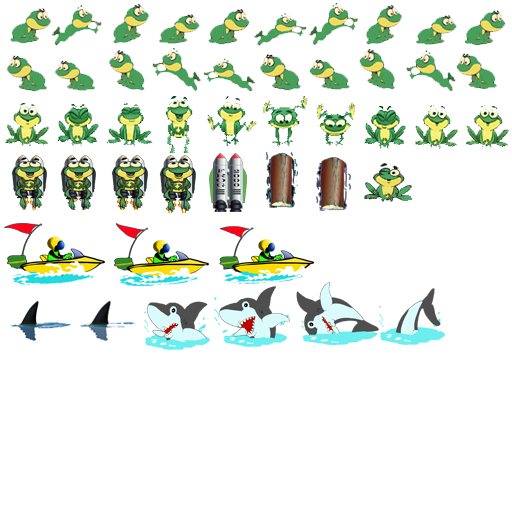
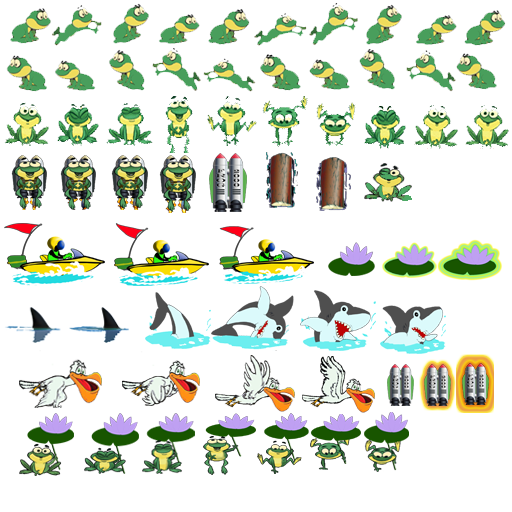
The second 512 x 512 image is a revision of the first. Changes to its layers:
renamed "Layer 12" to "Layer 15", painted on it over [324, 239, 502, 286]
renamed "Layer 11" to "Layer 14", painted on it over [364, 242, 437, 278]
renamed "Layer 10" to "Layer 13", painted on it over [328, 242, 375, 276]
renamed "Layer 9" to "Layer 12", painted on it over [266, 242, 409, 472]
renamed "Layer 8" to "Layer 10", painted on it over [209, 286, 309, 474]
added layer "Layer 11" above "Layer 9" over [310, 414, 361, 470]
renamed "Layer 7" to "Layer 9", moved it above "Layer 7", painted on it over [158, 293, 256, 475]
renamed "Layer 5" to "Layer 7", moved it above "Layer 6", painted on it over [59, 292, 195, 474]
renamed "Layer 4" to "Layer 6", moved it above "Layer 5", painted on it over [10, 301, 139, 474]
removed layer "Layer 21" over [296, 282, 379, 347]
removed layer "Layer 20" over [379, 288, 445, 345]
removed layer "Layer 18" over [214, 286, 290, 347]
renamed "Layer 3" to "Layer 5", painted on it over [4, 239, 502, 476]
renamed "Layer 2" to "Layer 4", painted on it over [6, 239, 497, 408]
added layer "Layer 3" above "Layer 2" over [122, 351, 200, 406]
renamed "Layer 1" to "Layer 2", painted on it over [10, 239, 502, 412]
renamed "Layer 0 copy" to "Layer 1", showed it, painted on it over [4, 239, 502, 476]
renamed "Layer 17" to "Layer 18", moved it above "Layer 17", painted on it over [144, 301, 494, 413]
renamed "Layer 16" to "Layer 17", moved it above "Layer 8", painted on it over [80, 301, 456, 411]
removed layer "Layer 15" over [11, 301, 72, 341]
renamed "Layer 6" to "Layer 8", hid it, moved it above "Layer 16", painted on it over [4, 242, 392, 414]
renamed "Layer 13" to "Layer 16", moved it above "Layer 0", painted on it over [114, 242, 414, 406]
painted on "Layer 0" over [4, 239, 502, 354]
